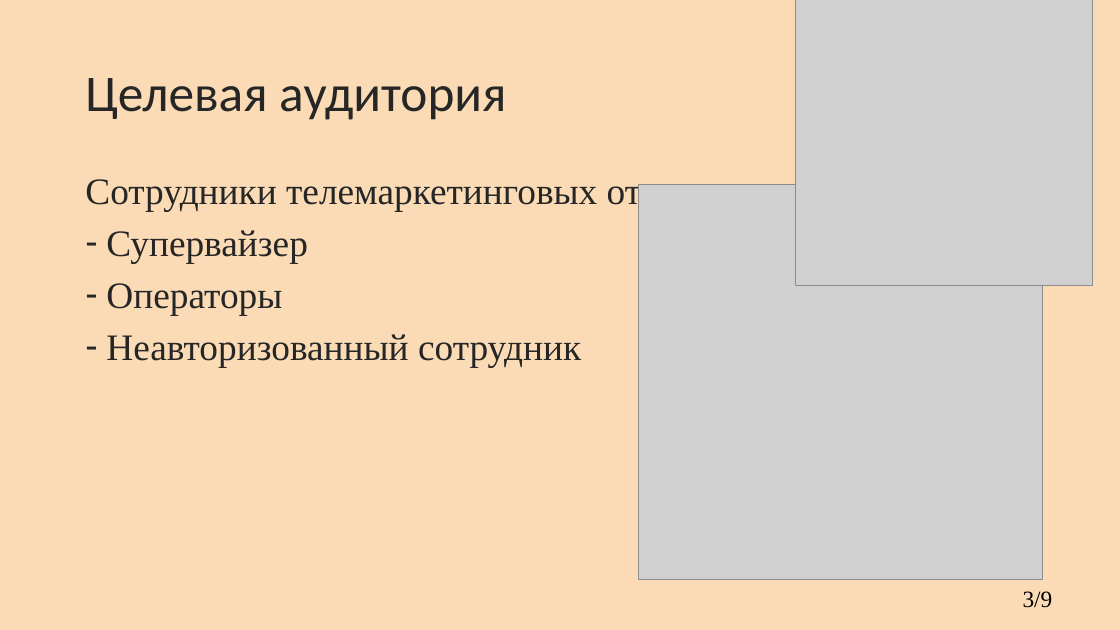
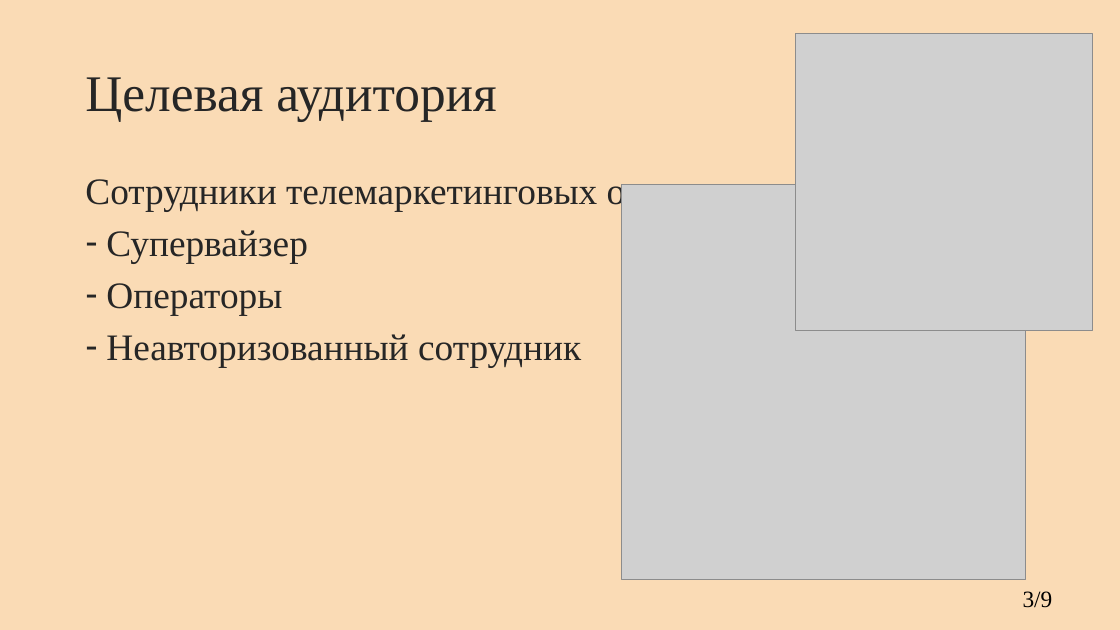
Before and after one commit to kkerra/CourseProject, a slide deck: slide 3 of кп.pptx. Drawn at 1120x630 pixels with LibreOffice and Linux fonts; fonts in the diff are those of the drawing; grey boxes stand for pictures; background and template pictures are left out. Boxes give left, top, right and bottom in pixels: in the first picture for what was removed or moved away, otherwise in the second. Text is boxed around its words. In the diff, an @@ line names an element or a change of style, - is before the commit and + after.

```diff
--- a/кп.pptx
+++ b/кп.pptx
@@ title "Целевая аудитория" at box(85, 77, 496, 121): font Calibri to Times New Roman @@
@@ picture: place and size @@
-picture at box(797, 0, 1093, 286)
+picture at box(797, 34, 1093, 330)
@@ picture: place and size @@
-picture at box(639, 184, 1044, 580)
+picture at box(621, 184, 1026, 580)
```
Also in this commit, not shown: 8 other slides changed, 1 other file.
